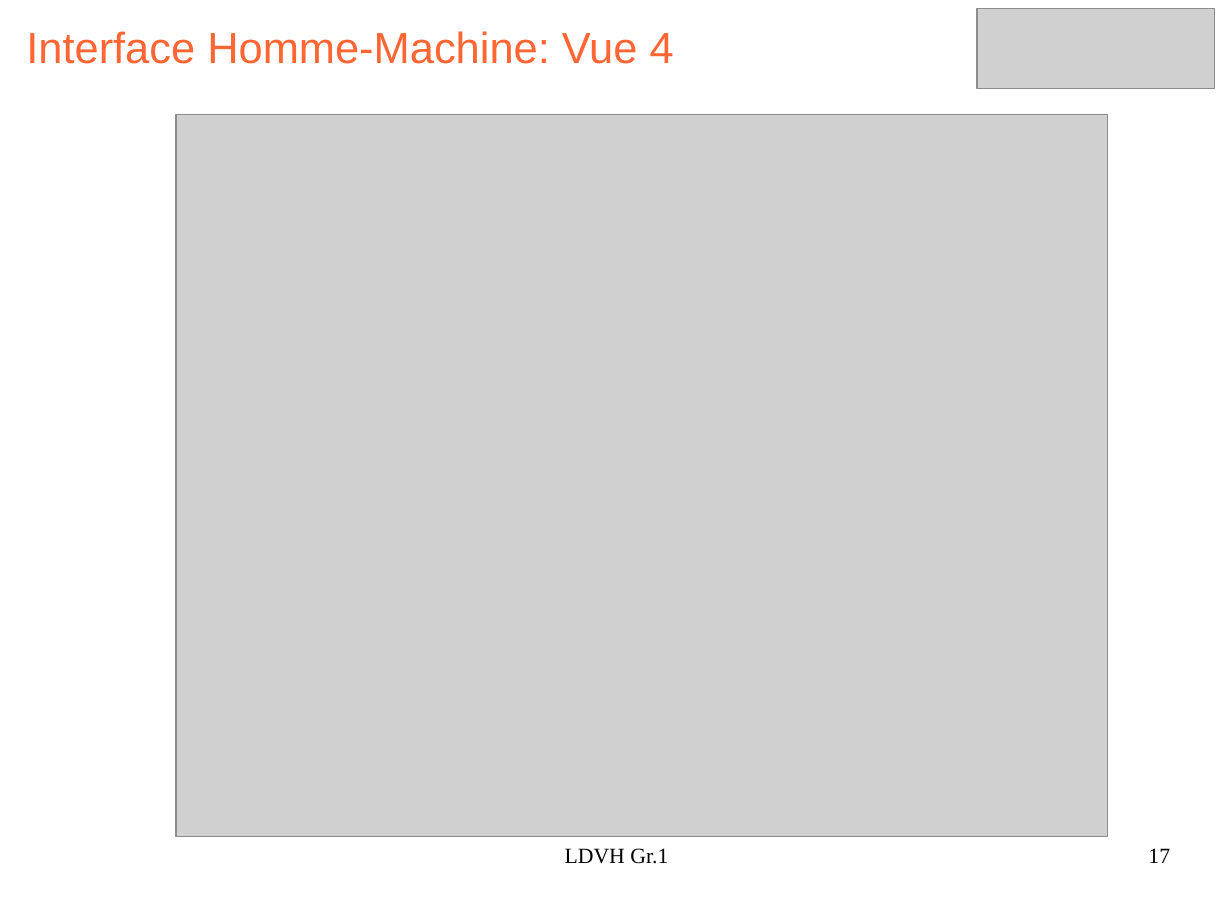
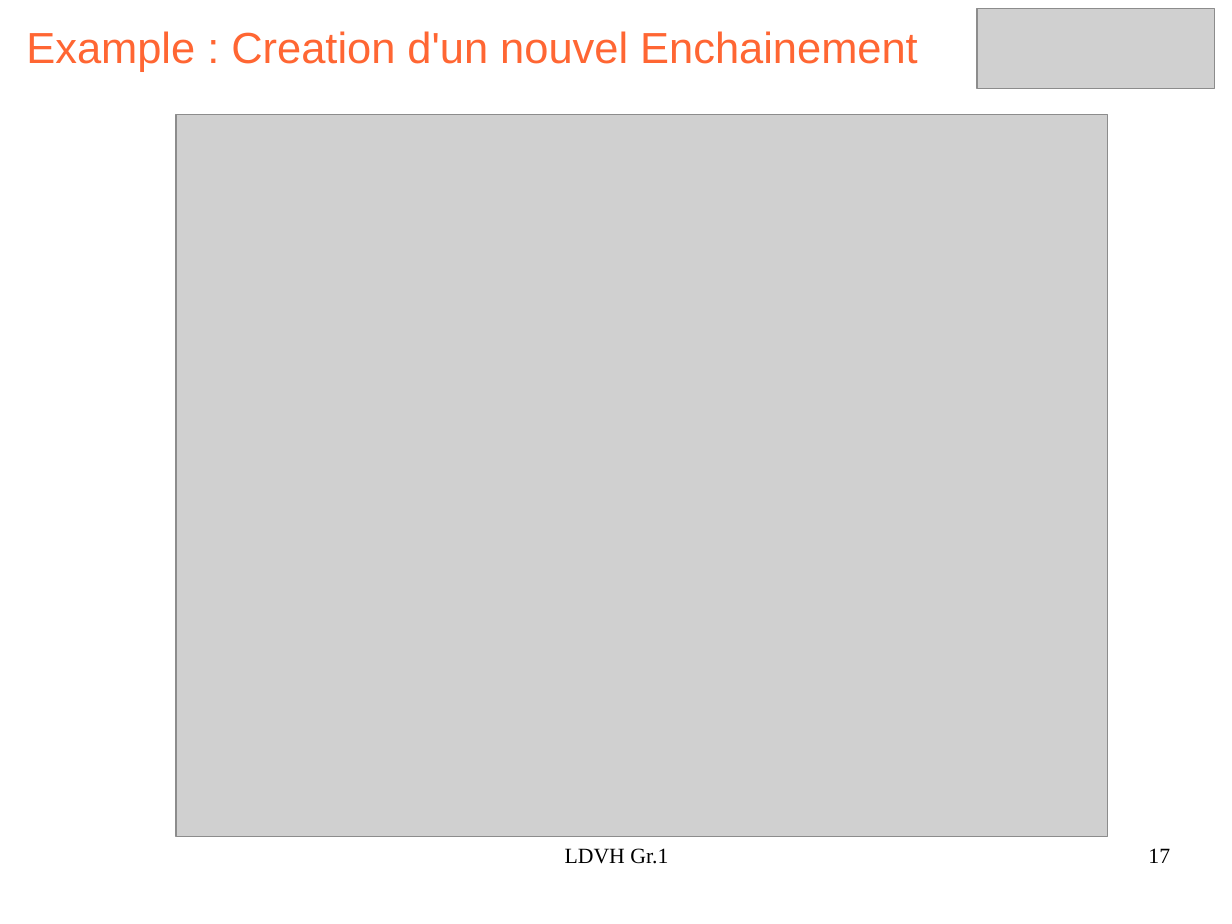
Before and after one commit to PanDav2/SBCD_IL, a slide deck: slide 17 of presentation/2015-2016.odp. Drawn at 1232x924 pixels with LibreOffice and Linux fonts; fonts in the diff are those of the drawing; grey boxes stand for pictures. Boxes give left, top, right and bottom in pixels: in the first picture for what was removed or moved away, otherwise in the second. Text is boxed around its words. In the diff, an @@ line names an element or a change of style, - is before the commit and + after.

```diff
--- a/presentation/2015-2016.odp
+++ b/presentation/2015-2016.odp
@@ title at (x1=26, y1=31, x2=918, y2=72): text changed @@
-Interface Homme-Machine: Vue 4
+Example : Creation d'un nouvel Enchainement
```
Also in this commit, not shown: 1 other slide changed, 1 other file.
